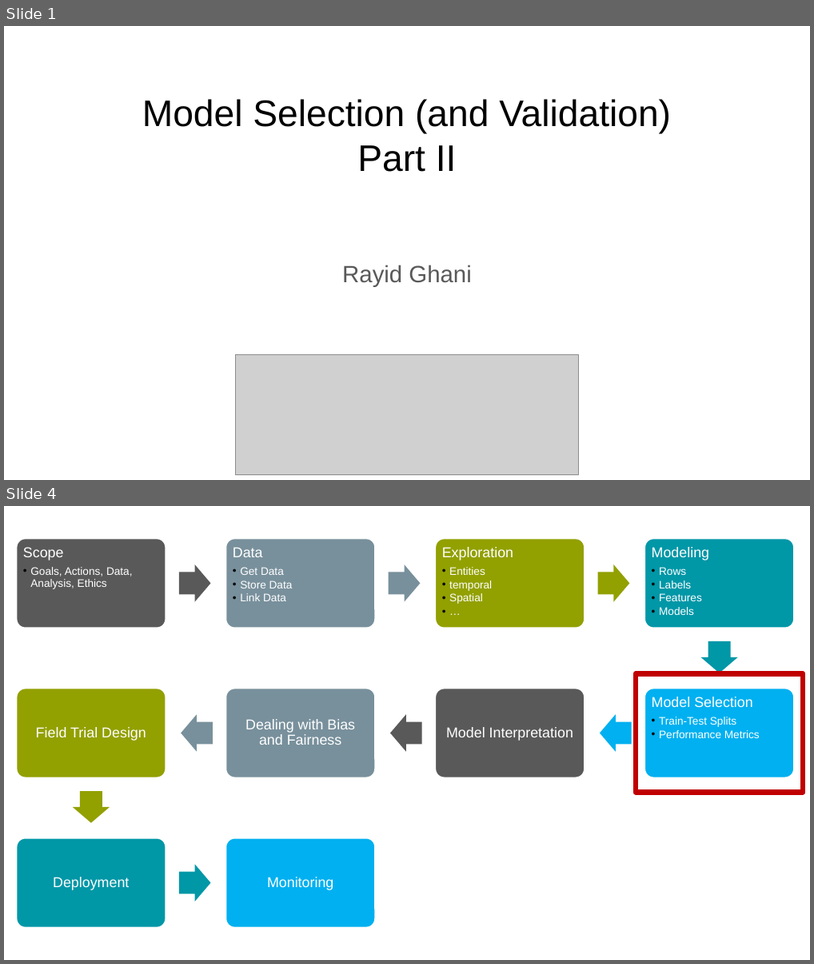
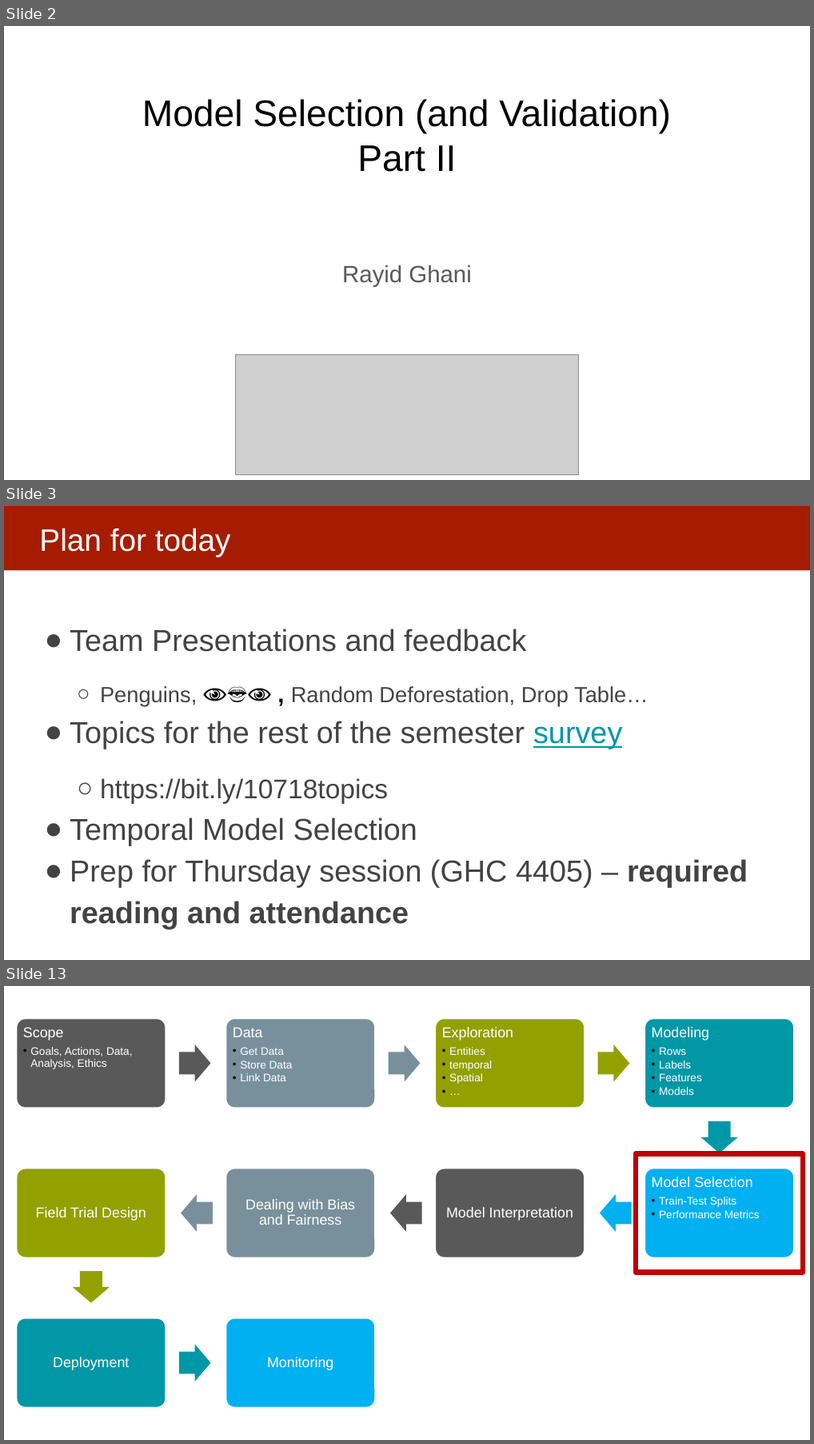
Before and after one commit to dssg/MLinPractice, a slide deck: Lectures/Lecture10-ModelSelection2.pptx. Shown one above the other, each under a label of ours: slides 1 and 4 before the commit, slides 2, 3 and 13 after it; the slides between them are not shown. The pictures are 814x964 and 814x1444 pixels, drawn with LibreOffice and Linux fonts; fonts in the diff are those of the drawing; grey boxes stand for pictures. Boxes give left, top, right and bottom in pixels: in the first picture for what was removed or moved away, otherwise in the second. Text is boxed around its words. In the diff, an @@ line names an element or a change of style, - is before the commit and + after.

```diff
--- a/Lectures/Lecture10-ModelSelection2.pptx
+++ b/Lectures/Lecture10-ModelSelection2.pptx
@@ slide 3 added at <box>4,506,810,960</box>, background #FFFFFF @@
@@ rectangle added at <box>4,506,810,570</box>, fill #A61C00 @@
@@ title added at <box>39,528,231,556</box>, 37 pt, text #FFFFFF @@
+Plan for today
@@ text added at <box>70,628,748,924</box>, 36 pt, text #434343 @@
+● Team Presentations and feedback
+  ○ Penguins, 👁👄👁 , Random Deforestation, Drop Table…
+● Topics for the rest of the semester survey
+  ○ https://bit.ly/10718topics
+● Temporal Model Selection
+● Prep for Thursday session (GHC 4405) – required reading and attendance
@@ what was slide 1 is now slide 2 @@
@@ what was slide 4 is now slide 13 @@
```
Also in this commit, not shown: 4 slides changed, 11 other slides added, 4 slides removed, 1 other file.
